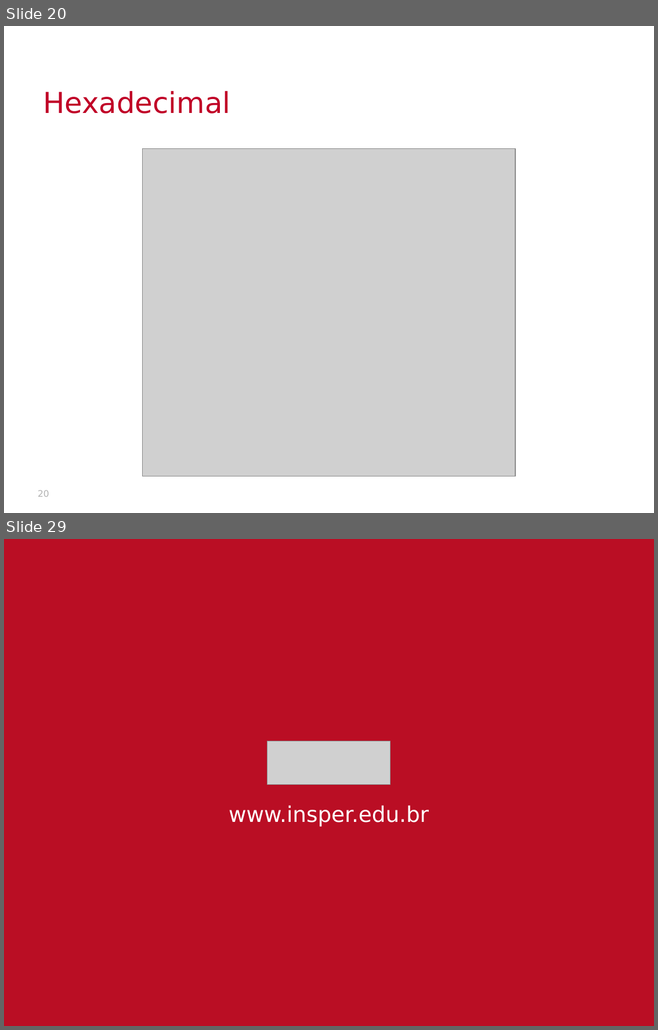
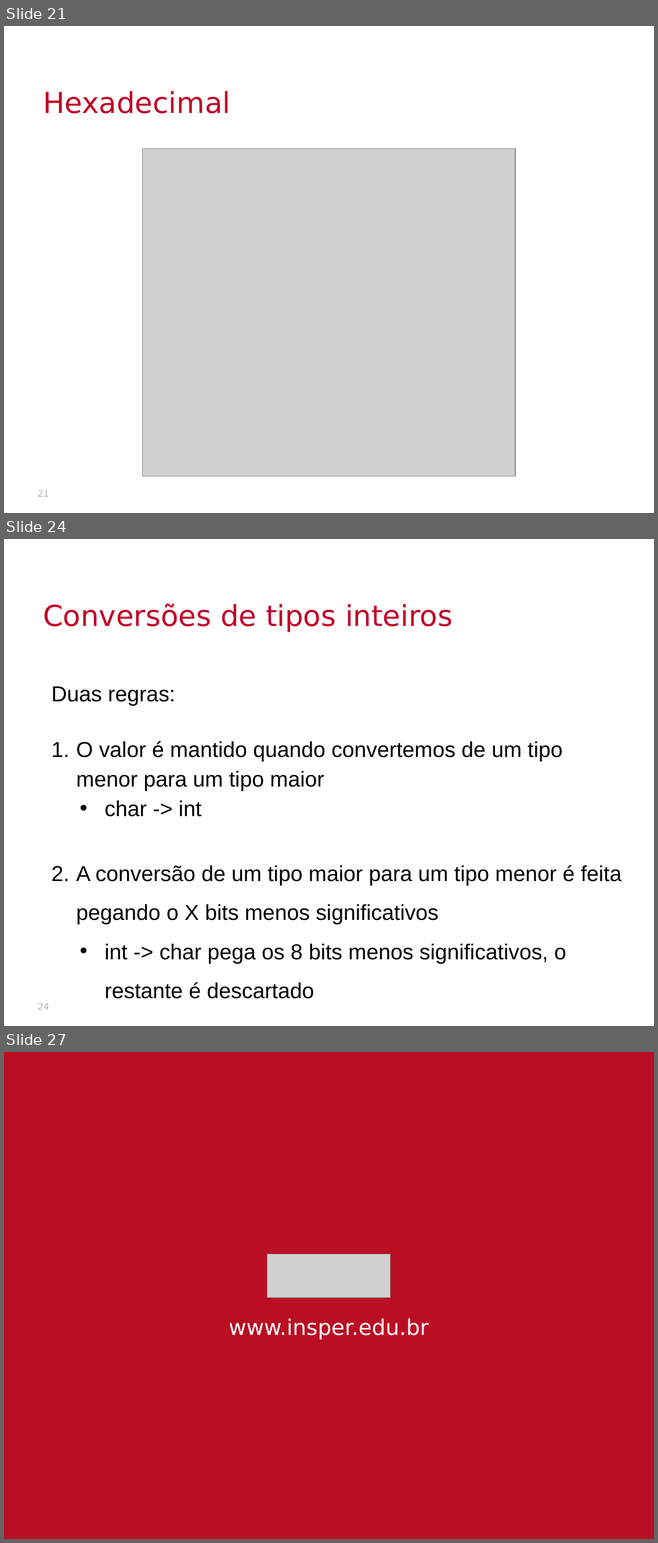
Before and after one commit to victorniubo/SistemasHardwareSoftware, a slide deck: aulas/02-inteiros/slides.pptx. Shown one above the other, each under a label of ours: slides 20 and 29 before the commit, slides 21, 24 and 27 after it; the slides between them are not shown. The pictures are 658x1030 and 658x1543 pixels, drawn with LibreOffice and Linux fonts; fonts in the diff are those of the drawing; grey boxes stand for pictures; background and template pictures are left out. Boxes give left, top, right and bottom in pixels: in the first picture for what was removed or moved away, otherwise in the second. Text is boxed around its words. In the diff, an @@ line names an element or a change of style, - is before the commit and + after.

```diff
--- a/aulas/02-inteiros/slides.pptx
+++ b/aulas/02-inteiros/slides.pptx
@@ slide 24 added at <box>4,539,654,1026</box>, background picture (left out) @@
@@ text added at <box>43,603,452,632</box>, 32 pt, text #C00026 @@
+Conversões de tipos inteiros
@@ text added at <box>52,686,622,964</box>, 24 pt, text #000000 @@
+Duas regras:
+1. O valor é mantido quando convertemos de um tipo menor para um tipo maior
+  • char -> int
+2. A conversão de um tipo maior para um tipo menor é feita pegando o X bits menos significativos
+  • int -> char pega os 8 bits menos significativos, o restante é descartado
@@ page number added at <box>38,1004,49,1010</box>, 10 pt, text #B2B2B2 @@
+24
@@ what was slide 20 is now slide 21 @@
@@ page number at <box>38,491,49,497</box>: text changed @@
-20
+21
@@ what was slide 29 is now slide 27 @@
```
Also in this commit, not shown: 5 other slides added, 8 slides removed, 9 other files.
